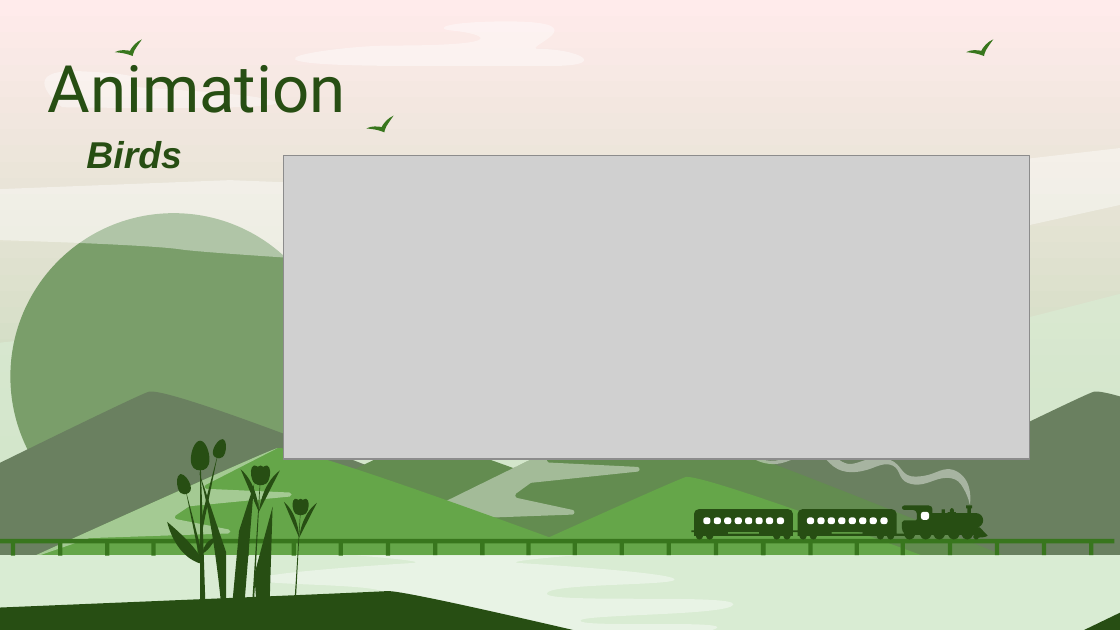
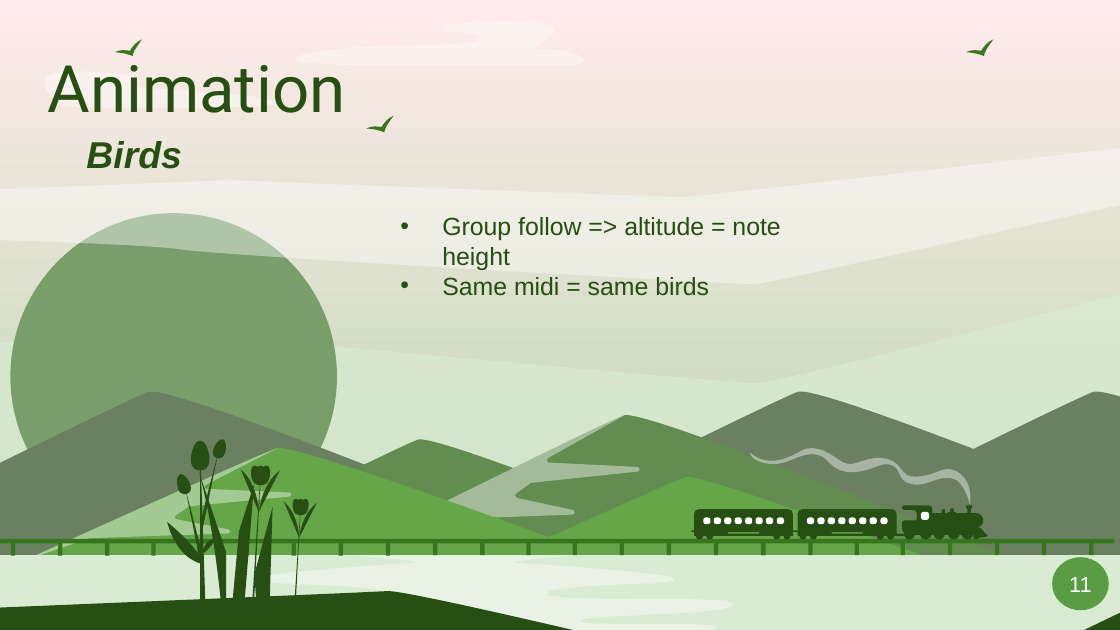
Before and after one commit to Smoother19/MusicAnimation, a slide deck: slide 11 of docs/presentation/PresAlpha.pptx. Drawn at 1120x630 pixels with LibreOffice and Linux fonts; fonts in the diff are those of the drawing; grey boxes stand for pictures. Boxes give left, top, right and bottom in pixels: in the first picture for what was removed or moved away, otherwise in the second. Text is boxed around its words. In the diff, an @@ line names an element or a change of style, - is before the commit and + after.

```diff
--- a/docs/presentation/PresAlpha.pptx
+++ b/docs/presentation/PresAlpha.pptx
@@ picture removed at (x1=283, y1=156, x2=1029, y2=459) @@
@@ subtitle added at (x1=442, y1=217, x2=780, y2=296), 16 pt, text #274E13 @@
+• Group follow => altitude = note height
+• Same midi = same birds
@@ freeform shape added at (x1=1052, y1=558, x2=1109, y2=610), fill #599C43, 14 pt, text #FFFFFF @@
+11
```
Also in this commit, not shown: 20 other slides changed.
